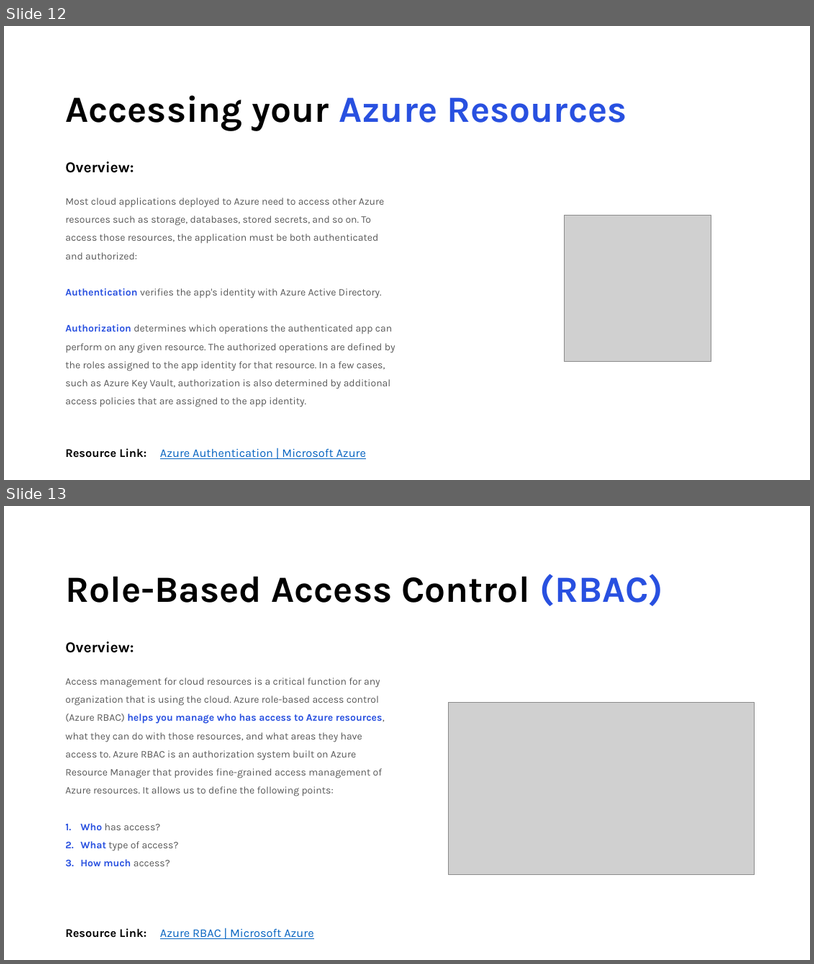
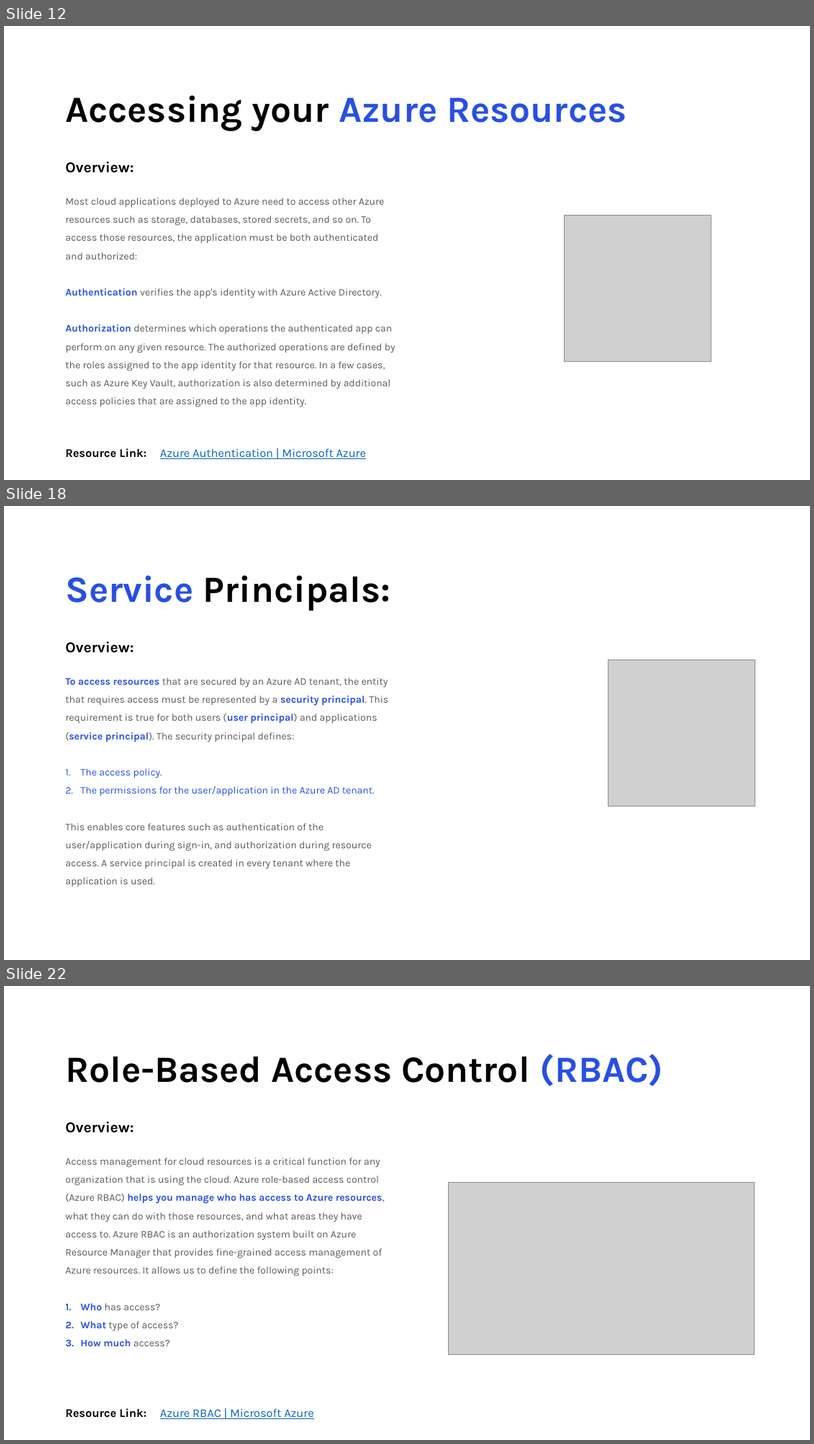
Before and after one commit to areed1192/azure-sql-data-project, a slide deck: samples/resources/Microsoft Azure.pptx. Shown one above the other, each under a label of ours: slides 12 and 13 before the commit, slides 12, 18 and 22 after it; the slides between them are not shown. The pictures are 814x964 and 814x1444 pixels, drawn with LibreOffice and Linux fonts; fonts in the diff are those of the drawing; grey boxes stand for pictures. Boxes give left, top, right and bottom in pixels: in the first picture for what was removed or moved away, otherwise in the second. Text is boxed around its words. In the diff, an @@ line names an element or a change of style, - is before the commit and + after.

```diff
--- a/samples/resources/Microsoft Azure.pptx
+++ b/samples/resources/Microsoft Azure.pptx
@@ slide 18 added at (4, 506, 810, 960), background #FFFFFF @@
@@ title added at (65, 575, 391, 611), 44 pt, text #000000, bold @@
+Service Principals:
@@ text added at (65, 641, 134, 653), 18 pt, text #000000, bold @@
+Overview:
@@ text added at (65, 677, 388, 886), 12 pt, text #595959 @@
+To access resources that are secured by an Azure AD tenant, the entity that requires access must be represented by a security principal. This requirement is true for both users (user principal) and applications (service principal). The security principal defines:
+1. The access policy.
+2. The permissions for the user/application in the Azure AD tenant.
+This enables core features such as authentication of the user/application during sign-in, and authorization during resource access. A service principal is created in every tenant where the application is used.
@@ picture added at (609, 659, 756, 806) @@
@@ what was slide 13 is now slide 22 @@
```
Also in this commit, not shown: 1 slide changed, 12 other slides added, 7 other files.
